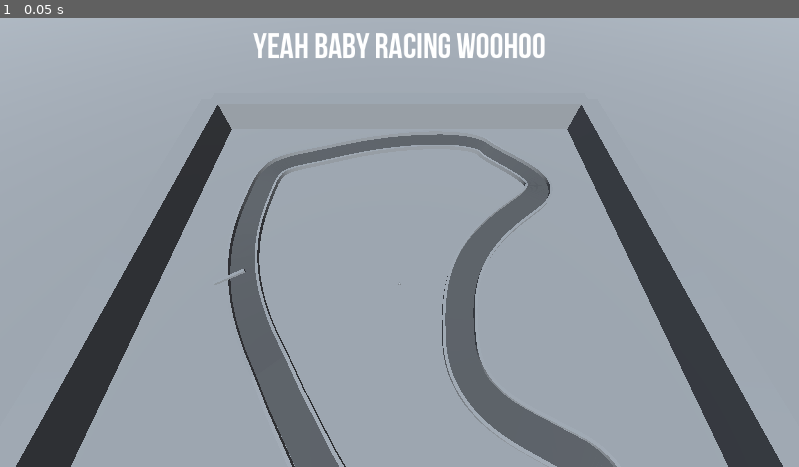
Above: before the commit, frame 1.
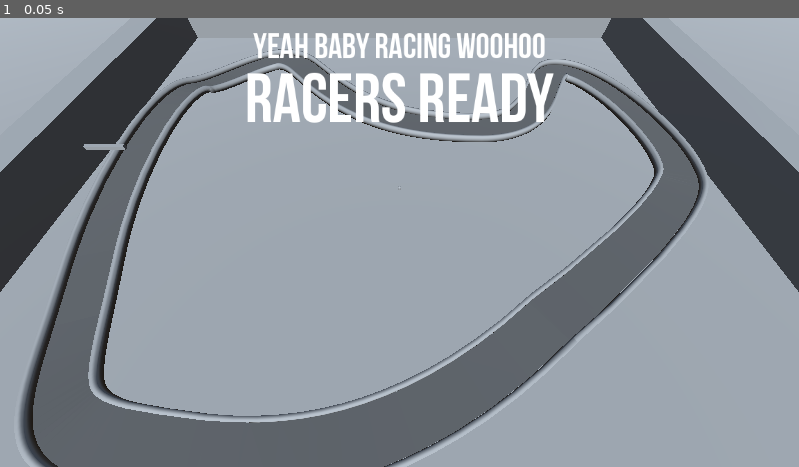
Above: after the commit, the same moment.

Repository: playroomkit/playroom-godot-kart
Game: Godot game, scene res://levels/race_host/race_base.tscn
The game is run twice, just before and just after one commit, with the same random seed, the same clock (stepped at 60 frames per second) and the same inputs. This scene is started directly instead of the project's main scene. The engine's default icon, where the game draws it, is replaced by a stand-in: a white triangle on a blue panel in a dark square.
Inputs:
- Up to frame 1 (0.05 s): no input

The runs differ from the first frame. In frame 1, 42% of the frame differs, in the area x 0-100%, y 0-100%.

Commit message:
restart menu, countdown

Diff:
--- a/levels/race_host/race_base.tscn
+++ b/levels/race_host/race_base.tscn
@@ -1,10 +1,11 @@
-[gd_scene load_steps=6 format=3 uid="uid://bkj0e3k38urmf"]
+[gd_scene load_steps=7 format=3 uid="uid://bkj0e3k38urmf"]
 
 [ext_resource type="Script" path="res://levels/race_host/race_base.gd" id="1_a6h88"]
 [ext_resource type="PackedScene" uid="uid://bgl1s0j7b3onx" path="res://levels/race_host/racer_puppet.tscn" id="2_83rvi"]
 [ext_resource type="PackedScene" uid="uid://bwc8bayrrxl7r" path="res://levels/race_host/world/track_base.tscn" id="3_j80rh"]
 [ext_resource type="PackedScene" uid="uid://dn365ihwqmrum" path="res://ui/race_ui.tscn" id="4_ksa0v"]
 [ext_resource type="PackedScene" uid="uid://c18gyleijhnxj" path="res://levels/race_host/race_tracker.tscn" id="5_n8dft"]
+[ext_resource type="PackedScene" uid="uid://ba3y0psskloa3" path="res://levels/race_host/race_end_menu.tscn" id="6_duud1"]
 
 [node name="RaceBase" type="Node3D" node_paths=PackedStringArray("track_base", "race_ui", "race_tracker")]
 script = ExtResource("1_a6h88")
@@ -17,5 +18,11 @@
 
 [node name="ui" parent="." instance=ExtResource("4_ksa0v")]
 
-[node name="RaceTracker" parent="." node_paths=PackedStringArray("ui") instance=ExtResource("5_n8dft")]
+[node name="RaceTracker" parent="." node_paths=PackedStringArray("ui", "end_menu") instance=ExtResource("5_n8dft")]
 ui = NodePath("../ui")
+end_menu = NodePath("../RaceEndMenu")
+
+[node name="RaceEndMenu" parent="." instance=ExtResource("6_duud1")]
+visible = false
+
+[connection signal="countdown" from="RaceTracker" to="ui" method="_on_race_tracker_countdown"]
--- /dev/null
+++ b/levels/race_host/race_end_menu.gd
@@ -0,0 +1,10 @@
+extends CanvasLayer
+
+@export var menu_scene: PackedScene
+
+func _on_raceagain_pressed():
+	get_tree().reload_current_scene()
+
+
+func _on_backtomenu_pressed():
+	pass # Replace with function body.
--- /dev/null
+++ b/levels/race_host/race_end_menu.tscn
@@ -0,0 +1,57 @@
+[gd_scene load_steps=3 format=3 uid="uid://ba3y0psskloa3"]
+
+[ext_resource type="Script" path="res://levels/race_host/race_end_menu.gd" id="1_2rgi6"]
+[ext_resource type="Theme" uid="uid://cblqb84whle2r" path="res://ui/bebus_theme.tres" id="2_4xsl8"]
+
+[node name="RaceEndMenu" type="CanvasLayer"]
+script = ExtResource("1_2rgi6")
+
+[node name="Control" type="Control" parent="."]
+layout_mode = 3
+anchors_preset = 15
+anchor_right = 1.0
+anchor_bottom = 1.0
+grow_horizontal = 2
+grow_vertical = 2
+
+[node name="MarginContainer" type="MarginContainer" parent="Control"]
+layout_mode = 1
+anchors_preset = 8
+anchor_left = 0.5
+anchor_top = 0.5
+anchor_right = 0.5
+anchor_bottom = 0.5
+offset_left = -40.0
+offset_top = -31.5
+offset_right = 40.0
+offset_bottom = 31.5
+grow_horizontal = 2
+grow_vertical = 2
+theme_override_constants/margin_left = 20
+theme_override_constants/margin_top = 20
+theme_override_constants/margin_right = 20
+theme_override_constants/margin_bottom = 20
+
+[node name="VBoxContainer" type="VBoxContainer" parent="Control/MarginContainer"]
+layout_mode = 2
+alignment = 1
+
+[node name="Label" type="Label" parent="Control/MarginContainer/VBoxContainer"]
+layout_mode = 2
+theme = ExtResource("2_4xsl8")
+text = "PLAYROOM KART"
+
+[node name="RACEAGAIN" type="Button" parent="Control/MarginContainer/VBoxContainer"]
+layout_mode = 2
+theme = ExtResource("2_4xsl8")
+text = "RACE AGAIN"
+flat = true
+
+[node name="BACKTOMENU" type="Button" parent="Control/MarginContainer/VBoxContainer"]
+layout_mode = 2
+theme = ExtResource("2_4xsl8")
+text = "MENU"
+flat = true
+
+[connection signal="pressed" from="Control/MarginContainer/VBoxContainer/RACEAGAIN" to="." method="_on_raceagain_pressed"]
+[connection signal="pressed" from="Control/MarginContainer/VBoxContainer/BACKTOMENU" to="." method="_on_backtomenu_pressed"]
--- a/levels/race_host/race_tracker.gd
+++ b/levels/race_host/race_tracker.gd
@@ -5,9 +5,16 @@
 extends Node
 
 
+signal countdown(current_count)
+
+@export var countdown_seconds = 3
 @export var max_laps = 2
 @export var ui : RaceUI
+@export var end_menu : CanvasLayer
 
+@onready var count : Timer = $Count
+
+var current_countdown = countdown_seconds
 var winner = null
 
 ## lap dictionary, racer -> lap
@@ -17,6 +24,7 @@
 var checkpoint_dictionary = {}
 
 
+## array of racers to participate in race
 func start_race(racers: Array[RacerPuppet]):
 
 	# initialize dicts
@@ -26,6 +34,32 @@
 		# listen for racer passing new lap
 		racer.lap_passed.connect(_on_player_new_lap)
 
+		# hold
+		racer.lock_car()
+
+		# fashionable delay
+		await get_tree().create_timer(2).timeout
+
+		# start count
+		_start_countdown()
+
+
+## unlock racers
+func _go():
+	for racer in lap_dictionary.keys():
+		racer.unlock_car()
+
+
+func _start_countdown():
+	countdown.emit(current_countdown)
+	count.start()
+
+
+func _on_count_timeout():
+	current_countdown -= 1
+	countdown.emit(current_countdown)
+	if current_countdown <= 0: _go()
+
 
 func _on_player_new_lap(racer):
 	print("Race tracker recieved new lap!")
@@ -34,4 +68,13 @@
 	ui.update_racer_lap(racer, laps)
 
 	if winner == null and laps >= max_laps:
-		ui.set_winner(racer)
+		_set_winner(racer)
+
+
+func _set_winner(racer):
+	ui.set_winner(racer)
+
+	# fancy delay
+	await get_tree().create_timer(2).timeout
+	end_menu.show()
+	end_menu.visible = true
--- a/levels/race_host/race_tracker.tscn
+++ b/levels/race_host/race_tracker.tscn
@@ -4,3 +4,8 @@
 
 [node name="RaceTracker" type="Node"]
 script = ExtResource("1_5ukkm")
+max_laps = 1
+
+[node name="Count" type="Timer" parent="."]
+
+[connection signal="timeout" from="Count" to="." method="_on_count_timeout"]
--- a/levels/race_host/racer_puppet.gd
+++ b/levels/race_host/racer_puppet.gd
@@ -62,6 +62,14 @@
 	car.set_color(color)
 
 
+func lock_car():
+	car.locked = true
+
+
+func unlock_car():
+	car.locked = false
+
+
 
 # ----- PRIVATE -----
 
--- a/levels/race_host/world/car_base.gd
+++ b/levels/race_host/world/car_base.gd
@@ -9,7 +9,7 @@
 
 signal lap_passed()
 
-@export var acceleration_impulse = 10
+@export var acceleration_impulse = 25
 @export var steering_velocity = 3.0
 @export var steering_time_mult = 0.1 ## increases steering over time
 @export var slide_damp_force = 5.0
@@ -17,11 +17,13 @@
 
 @onready var mesh = $MeshInstance3D
 @onready var dust_particles = $DustParticles
+@onready var bonk_particles = $BonkParticles
 
 ## determines physics behavior of car
 var drive_state = DRIVE_STATE.IDLE
 var steering_state = 0
 var grounded = true
+var locked = false ## controlled by racetrack (for countdown)
 
 ## what the controller is telling us
 var drive_input = DRIVE_STATE.IDLE
@@ -30,6 +32,11 @@
 
 # ----- CALLBACKS -----
 
+
+func _ready():
+
+	# preloads it
+	bonk_particles.emitting = true
 
 
 func _physics_process(delta):
@@ -48,10 +55,10 @@
 
 	# acceleration
 	if drive_state == DRIVE_STATE.REVERSE:
-		apply_central_force( - forwards * acceleration_impulse)
+		if !locked: apply_central_force( - forwards * acceleration_impulse)
 		dust_particles.emitting = true
 	elif drive_state == DRIVE_STATE.GAS:
-		apply_central_force(forwards * acceleration_impulse)
+		if !locked: apply_central_force(forwards * acceleration_impulse)
 		dust_particles.emitting = true
 	else:
 		dust_particles.emitting = false
@@ -67,7 +74,8 @@
 
 
 func _on_body_entered(body):
-	pass
+	if body.is_in_group("road"): return
+	_bonk()
 
 
 func _on_body_exited(body):
@@ -165,3 +173,9 @@
 func _flip_car():
 	transform.basis.y = Vector3(0,1,0)
 	transform = transform.orthonormalized()
+
+
+func _bonk():
+	bonk_particles.emitting = true
+	# heh
+	Input.vibrate_handheld(250)
--- a/levels/race_host/world/car_base.tscn
+++ b/levels/race_host/world/car_base.tscn
@@ -7,7 +7,7 @@
 
 [sub_resource type="BoxMesh" id="BoxMesh_4gv78"]
 material = SubResource("StandardMaterial3D_uxte8")
-size = Vector3(1, 0.3, 2)
+size = Vector3(2, 0.6, 4)
 
 [sub_resource type="BoxShape3D" id="BoxShape3D_i4tb1"]
 size = Vector3(1, 0.3, 2)
@@ -32,12 +32,33 @@
 radial_segments = 8
 rings = 4
 
+[sub_resource type="Curve" id="Curve_camx3"]
+_data = [Vector2(0, 1), 0.0, 0.0, 0, 0, Vector2(1, 0), 0.0, 0.0, 0, 0]
+point_count = 2
+
+[sub_resource type="CurveTexture" id="CurveTexture_y3m3n"]
+curve = SubResource("Curve_camx3")
+
+[sub_resource type="ParticleProcessMaterial" id="ParticleProcessMaterial_8jfny"]
+spread = 180.0
+initial_velocity_min = 10.0
+initial_velocity_max = 10.0
+gravity = Vector3(0, 0, 0)
+scale_max = 2.0
+scale_curve = SubResource("CurveTexture_y3m3n")
+
+[sub_resource type="SphereMesh" id="SphereMesh_j2u00"]
+radius = 1.0
+height = 2.0
+radial_segments = 8
+rings = 4
+
 [node name="CarBase" type="RigidBody3D"]
+continuous_cd = true
 max_contacts_reported = 1
 contact_monitor = true
 linear_damp = 0.5
 script = ExtResource("1_4bxcp")
-acceleration_impulse = 25
 
 [node name="MeshInstance3D" type="MeshInstance3D" parent="."]
 mesh = SubResource("BoxMesh_4gv78")
@@ -50,7 +71,27 @@
 transform = Transform3D(1, 0, 0, 0, 1, 0, 0, 0, 1, 0, 0.421023, 0.156627)
 mesh = SubResource("SphereMesh_ucfb7")
 
-[node name="CanvasLayer" type="CanvasLayer" parent="."]
+[node name="debug slider" type="CanvasLayer" parent="."]
+visible = false
+
+[node name="Control" type="Control" parent="debug slider"]
+layout_mode = 3
+anchors_preset = 0
+offset_right = 40.0
+offset_bottom = 40.0
+
+[node name="VBoxContainer" type="VBoxContainer" parent="debug slider/Control"]
+layout_mode = 0
+offset_right = 40.0
+offset_bottom = 40.0
+
+[node name="HSlider" type="HSlider" parent="debug slider/Control/VBoxContainer"]
+layout_mode = 2
+
+[node name="Label" type="Label" parent="debug slider/Control/VBoxContainer/HSlider"]
+layout_mode = 0
+offset_right = 40.0
+offset_bottom = 23.0
 
 [node name="FlippedArea" type="Area3D" parent="."]
 transform = Transform3D(1, 0, 0, 0, 1, 0, 0, 0, 1, 0, 0.799316, 0)
@@ -73,6 +114,14 @@
 process_material = SubResource("ParticleProcessMaterial_38kkg")
 draw_pass_1 = SubResource("SphereMesh_ih0fp")
 
+[node name="BonkParticles" type="GPUParticles3D" parent="."]
+emitting = false
+lifetime = 0.3
+one_shot = true
+explosiveness = 1.0
+process_material = SubResource("ParticleProcessMaterial_8jfny")
+draw_pass_1 = SubResource("SphereMesh_j2u00")
+
 [connection signal="body_entered" from="." to="." method="_on_body_entered"]
 [connection signal="body_exited" from="." to="." method="_on_body_exited"]
 [connection signal="area_entered" from="FlippedArea" to="." method="_on_flipped_area_entered"]
--- /dev/null
+++ b/levels/race_host/world/lap_gate.gd
@@ -0,0 +1,16 @@
+extends Area3D
+@onready var gpu_particles_3d = $CollisionShape3D/MeshInstance3D/GPUParticles3D
+
+
+# Called when the node enters the scene tree for the first time.
+func _ready():
+	pass # Replace with function body.
+
+
+# Called every frame. 'delta' is the elapsed time since the previous frame.
+func _process(delta):
+	pass
+
+
+func _on_area_entered(area):
+	gpu_particles_3d.emitting = true
--- /dev/null
+++ b/levels/race_host/world/lap_gate.tscn
@@ -0,0 +1,23 @@
+[gd_scene load_steps=4 format=3 uid="uid://qwyg4nibxxo7"]
+
+[ext_resource type="Script" path="res://levels/race_host/world/lap_gate.gd" id="1_aufri"]
+
+[sub_resource type="BoxShape3D" id="BoxShape3D_beq3a"]
+size = Vector3(20, 20, 1)
+
+[sub_resource type="BoxMesh" id="BoxMesh_htjdx"]
+size = Vector3(10, 1, 1)
+
+[node name="LapGate" type="Area3D" groups=["lap"]]
+script = ExtResource("1_aufri")
+
+[node name="CollisionShape3D" type="CollisionShape3D" parent="." groups=["lap"]]
+transform = Transform3D(1, 0, 0, 0, 1, 0, 0, 0, 1, 0, 0, 0)
+shape = SubResource("BoxShape3D_beq3a")
+
+[node name="MeshInstance3D" type="MeshInstance3D" parent="CollisionShape3D"]
+transform = Transform3D(1, 0, 0, 0, 1, 0, 0, 0, 1, 0, 10.2195, 0)
+mesh = SubResource("BoxMesh_htjdx")
+skeleton = NodePath("../..")
+
+[connection signal="area_entered" from="." to="." method="_on_area_entered"]
--- a/levels/race_host/world/race_camera.gd
+++ b/levels/race_host/world/race_camera.gd
@@ -2,7 +2,8 @@
 
 
 @export var track : TrackBase
-@export var y_offset = 20.0
+@export var y_offset = 30.0
+@export var z_offset = 20.0
 
 # Called when the node enters the scene tree for the first time.
 func _ready():
@@ -25,5 +26,6 @@
 	mid /= track.cars.size()
 
 	mid.y += y_offset
+	mid.z += z_offset
 
 	global_position = mid
--- a/levels/race_host/world/track_base.tscn
+++ b/levels/race_host/world/track_base.tscn
@@ -1,7 +1,8 @@
-[gd_scene load_steps=16 format=3 uid="uid://bwc8bayrrxl7r"]
+[gd_scene load_steps=15 format=3 uid="uid://bwc8bayrrxl7r"]
 
 [ext_resource type="Script" path="res://levels/race_host/world/track_base.gd" id="1_o7q5g"]
 [ext_resource type="PackedScene" uid="uid://cu8eyrj86d7on" path="res://levels/race_host/world/race_camera.tscn" id="2_2nhiv"]
+[ext_resource type="PackedScene" uid="uid://qwyg4nibxxo7" path="res://levels/race_host/world/lap_gate.tscn" id="3_du1p7"]
 
 [sub_resource type="ProceduralSkyMaterial" id="ProceduralSkyMaterial_b42a6"]
 
@@ -23,12 +24,6 @@
 size = Vector2(1000, 1000)
 
 [sub_resource type="CapsuleMesh" id="CapsuleMesh_8kbjs"]
-
-[sub_resource type="BoxShape3D" id="BoxShape3D_beq3a"]
-size = Vector3(20, 20, 1)
-
-[sub_resource type="BoxMesh" id="BoxMesh_htjdx"]
-size = Vector3(10, 1, 1)
 
 [sub_resource type="BoxShape3D" id="BoxShape3D_p2hla"]
 size = Vector3(10, 20, 200)
@@ -54,8 +49,10 @@
 environment = SubResource("Environment_i41jo")
 
 [node name="RaceCamera" parent="." node_paths=PackedStringArray("track") instance=ExtResource("2_2nhiv")]
+transform = Transform3D(1, 0, 0, 0, 0.533009, 0.84611, 0, -0.84611, 0.533009, 0, 60, 60)
 track = NodePath("..")
-y_offset = 40.0
+y_offset = 60.0
+z_offset = 60.0
 
 [node name="Ground" type="StaticBody3D" parent="."]
 transform = Transform3D(1, 0, 0, 0, 1, 0, 0, 0, 1, 0, -5.19912, 0)
@@ -76,20 +73,11 @@
 light_color = Color(0.92549, 0.964706, 1, 1)
 light_energy = 1.685
 
-[node name="Area3D" type="Area3D" parent="." groups=["lap"]]
-transform = Transform3D(1, 0, 0, 0, 1, 0, 0, 0, 1, -56.8964, 3.18546, 5.0904)
-
-[node name="CollisionShape3D" type="CollisionShape3D" parent="Area3D" groups=["lap"]]
-transform = Transform3D(0.874103, 0, 0.485741, 0, 1, 0, -0.485741, 0, 0.874103, 0, 0, 0)
-shape = SubResource("BoxShape3D_beq3a")
-
-[node name="MeshInstance3D" type="MeshInstance3D" parent="Area3D/CollisionShape3D"]
-transform = Transform3D(1, 0, 0, 0, 1, 0, 0, 0, 1, 0, 8.61194, 0)
-mesh = SubResource("BoxMesh_htjdx")
-skeleton = NodePath("../..")
+[node name="LapGate" parent="." instance=ExtResource("3_du1p7")]
+transform = Transform3D(1, 0, 0, 0, 1, 0, 0, 0, 1, -74.4848, 0, 0)
 
 [node name="Spawn" type="Node3D" parent="."]
-transform = Transform3D(1, 0, 0, 0, 1, 0, 0, 0, 1, -51.6419, 3.18546, 16.2213)
+transform = Transform3D(1, 0, 0, 0, 1, 0, 0, 0, 1, -72.5798, 3.9911, 16.2213)
 
 [node name="geometry" type="Node3D" parent="."]
 
@@ -133,6 +121,7 @@
 curve = SubResource("Curve3D_x0twe")
 
 [node name="Railin" type="CSGPolygon3D" parent="Path3D2"]
+transform = Transform3D(-4.37114e-08, 0, 1, 0, 1, 0, -1, 0, -4.37114e-08, 0, 0, 0)
 use_collision = true
 polygon = PackedVector2Array(10, 0, 10, 2, 11, 2, 11, 0)
 mode = 2
@@ -145,8 +134,10 @@
 path_continuous_u = true
 path_u_distance = 1.0
 path_joined = true
+smooth_faces = true
 
 [node name="Railout" type="CSGPolygon3D" parent="Path3D2"]
+transform = Transform3D(-4.37114e-08, 0, 1, 0, 1, 0, -1, 0, -4.37114e-08, 0, 0, 0)
 use_collision = true
 polygon = PackedVector2Array(0, 0, 0, 2, -1, 2, -1, 0)
 mode = 2
@@ -159,8 +150,10 @@
 path_continuous_u = true
 path_u_distance = 1.0
 path_joined = true
+smooth_faces = true
 
 [node name="Road" type="CSGPolygon3D" parent="Path3D2" groups=["road"]]
+transform = Transform3D(-4.37114e-08, 0, 1, 0, 1, 0, -1, 0, -4.37114e-08, 0, 0, 0)
 use_collision = true
 polygon = PackedVector2Array(0, 0, 0, 0.2, 10, 0.2, 10, 0)
 mode = 2
--- a/levels/starting_menu.tscn
+++ b/levels/starting_menu.tscn
@@ -15,7 +15,6 @@
 script = ExtResource("1_akl4v")
 controller_scene = ExtResource("2_vfjlc")
 race_scene = ExtResource("3_dumtf")
-debug = true
 
 [node name="MarginContainer" type="MarginContainer" parent="."]
 layout_mode = 1
--- a/ui/player_info_box.gd
+++ b/ui/player_info_box.gd
@@ -13,7 +13,11 @@
 func setup(racer : RacerPuppet):
 
 	var state = racer.player_state
-	player_name.text = state.getProfile().name
+	var name_text = state.getProfile().name
+	var color = state.getProfile().color.hexString # color as hexstring
+
+	# bbcode parses hexstring
+	player_name.text = "[center][color=" + color + "]" + name_text + "[center]"
 	#var image = state.getProfile().photo
 
 	# image
@@ -22,7 +26,7 @@
 
 func update_lap(lap):
 	print("player box updating lap")
-	lap_label.text = lap
+	lap_label.text = "laps: " + str(lap)
 
 
 func _on_icon_retrieved(tex : ImageTexture):
--- a/ui/player_info_box.tscn
+++ b/ui/player_info_box.tscn
@@ -5,7 +5,7 @@
 [ext_resource type="Theme" uid="uid://cblqb84whle2r" path="res://ui/bebus_theme.tres" id="3_3u1ox"]
 [ext_resource type="Texture2D" uid="uid://b7ygbauek7olf" path="res://icon.svg" id="3_y12iy"]
 
-[node name="MarginContainer" type="MarginContainer"]
+[node name="PlayerInfoBox" type="MarginContainer"]
 offset_right = 40.0
 offset_bottom = 40.0
 theme_override_constants/margin_left = 5
@@ -17,11 +17,14 @@
 [node name="VBoxContainer" type="VBoxContainer" parent="."]
 layout_mode = 2
 
-[node name="PlayerName" type="Label" parent="VBoxContainer"]
+[node name="PlayerName" type="RichTextLabel" parent="VBoxContainer"]
 layout_mode = 2
 theme = ExtResource("3_3u1ox")
-text = "bebus"
-horizontal_alignment = 1
+theme_override_font_sizes/normal_font_size = 30
+bbcode_enabled = true
+text = "[center][color=green]bdasfebus[center]"
+fit_content = true
+autowrap_mode = 0
 
 [node name="TextureRect" type="TextureRect" parent="VBoxContainer"]
 layout_mode = 2
@@ -30,7 +33,7 @@
 [node name="LapLabel" type="Label" parent="VBoxContainer"]
 layout_mode = 2
 theme = ExtResource("3_3u1ox")
-text = "0"
+text = "laps: 0"
 horizontal_alignment = 1
 
 [node name="HttpImageLoader" parent="." instance=ExtResource("2_4e5yq")]
--- a/ui/race_ui.gd
+++ b/ui/race_ui.gd
@@ -5,6 +5,7 @@
 
 @onready var race_tracker = $"../RaceTracker"
 @onready var label = $Control/MarginContainer/VBoxContainer/Label
+@onready var countdown = $Control/MarginContainer/VBoxContainer/Countdown
 
 @export_category("Containers")
 @export var player_box_container : Container
@@ -14,6 +15,19 @@
 
 
 var player_boxes = {}
+
+
+func _on_race_tracker_countdown(current_count):
+	countdown.visible = true
+	countdown.text = str(current_count)
+
+	if current_count <= 0:
+
+		countdown.text = "GO!"
+
+		# shows go for a moment
+		await get_tree().create_timer(2).timeout
+		countdown.visible = false
 
 
 func add_player(racer : RacerPuppet):
--- a/ui/race_ui.tscn
+++ b/ui/race_ui.tscn
@@ -6,7 +6,7 @@
 
 [node name="ui" type="CanvasLayer" node_paths=PackedStringArray("player_box_container")]
 script = ExtResource("1_i6cdj")
-player_box_container = NodePath("Control/MarginContainer/VBoxContainer/PlayerBoxes")
+player_box_container = NodePath("Control/TopLeft/PlayerBoxes")
 player_box_preload = ExtResource("3_uvwd2")
 
 [node name="Control" type="Control" parent="."]
@@ -41,6 +41,22 @@
 text = "YEAH BABY RACING WOOHOO"
 horizontal_alignment = 1
 
-[node name="PlayerBoxes" type="HBoxContainer" parent="Control/MarginContainer/VBoxContainer"]
+[node name="Countdown" type="Label" parent="Control/MarginContainer/VBoxContainer"]
+layout_mode = 2
+theme = ExtResource("2_owqql")
+theme_override_font_sizes/font_size = 100
+text = "racers ready"
+horizontal_alignment = 1
+
+[node name="TopLeft" type="MarginContainer" parent="Control"]
+layout_mode = 0
+offset_right = 183.0
+offset_bottom = 299.0
+theme_override_constants/margin_left = 20
+theme_override_constants/margin_top = 20
+theme_override_constants/margin_right = 20
+theme_override_constants/margin_bottom = 20
+
+[node name="PlayerBoxes" type="HBoxContainer" parent="Control/TopLeft"]
 layout_mode = 2
 alignment = 1
Not shown: 1 places in levels/race_host/world/car_base.tscn that only renumber resources
